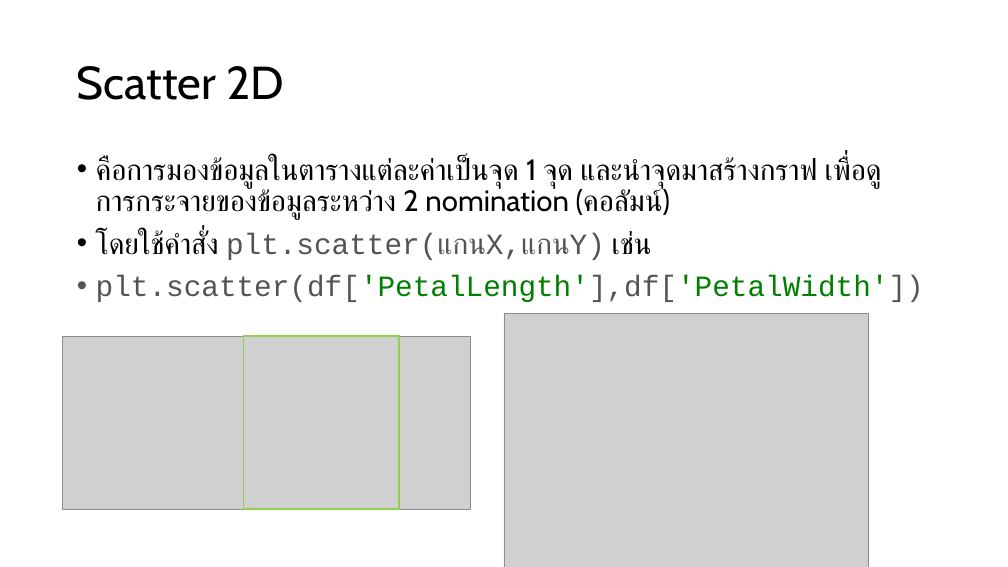
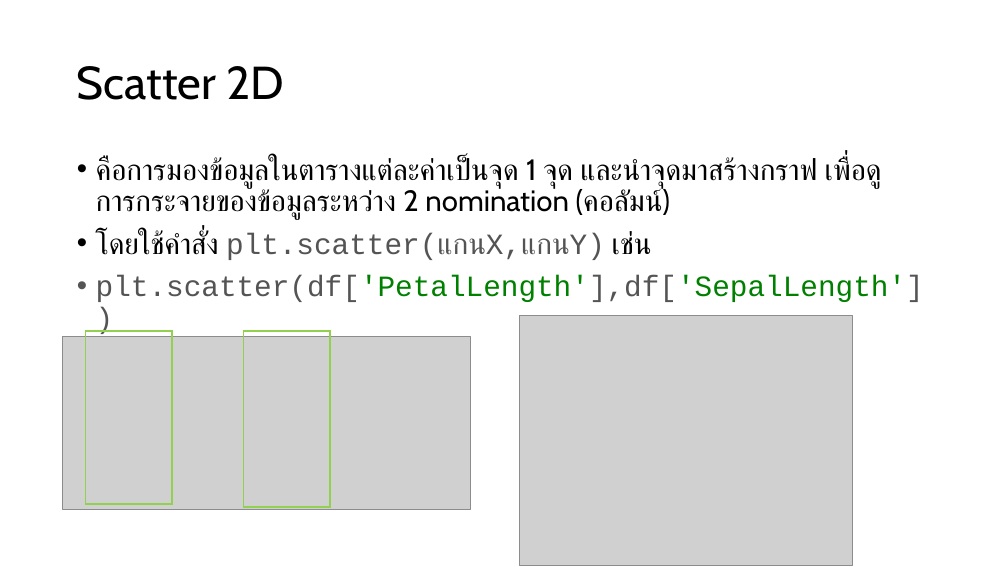
Before and after one commit to tohnperfect/Course-DS-Programming-and-Data-Viz, a slide deck: slide 4 of PPT/Class period 12.pptx. Drawn at 1008x567 pixels with LibreOffice and Linux fonts; fonts in the diff are those of the drawing; grey boxes stand for pictures. Boxes give left, top, right and bottom in pixels: in the first picture for what was removed or moved away, otherwise in the second. Text is boxed around its words. In the diff, an @@ line names an element or a change of style, - is before the commit and + after.

```diff
--- a/PPT/Class period 12.pptx
+++ b/PPT/Class period 12.pptx
@@ text at bbox=[96, 275, 924, 302]: text changed @@
-• plt.scatter(df['PetalLength'],df['PetalWidth'])
+• plt.scatter(df['PetalLength'],df['SepalLength'])
@@ picture: place and size @@
-picture at bbox=[504, 314, 869, 567]
+picture at bbox=[520, 315, 852, 566]
@@ rectangle: place and size @@
-rectangle at bbox=[243, 337, 399, 510]
+rectangle at bbox=[85, 331, 172, 504]
@@ rectangle added at bbox=[243, 331, 330, 507], outline #92D050 1.5 pt @@
```
Also in this commit, not shown: 4 other slides changed, 4 other files.
